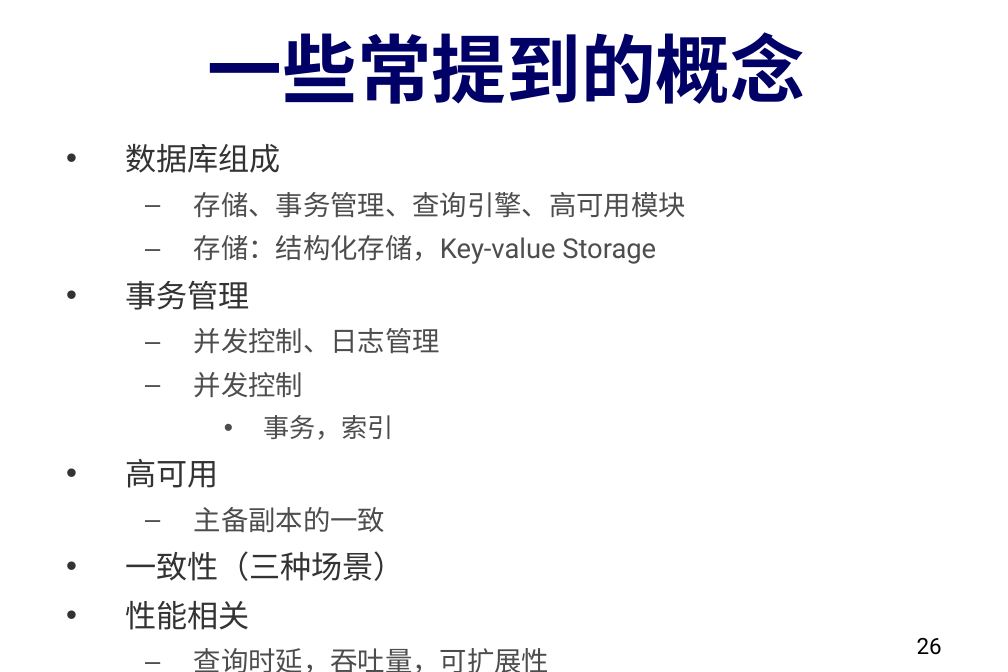
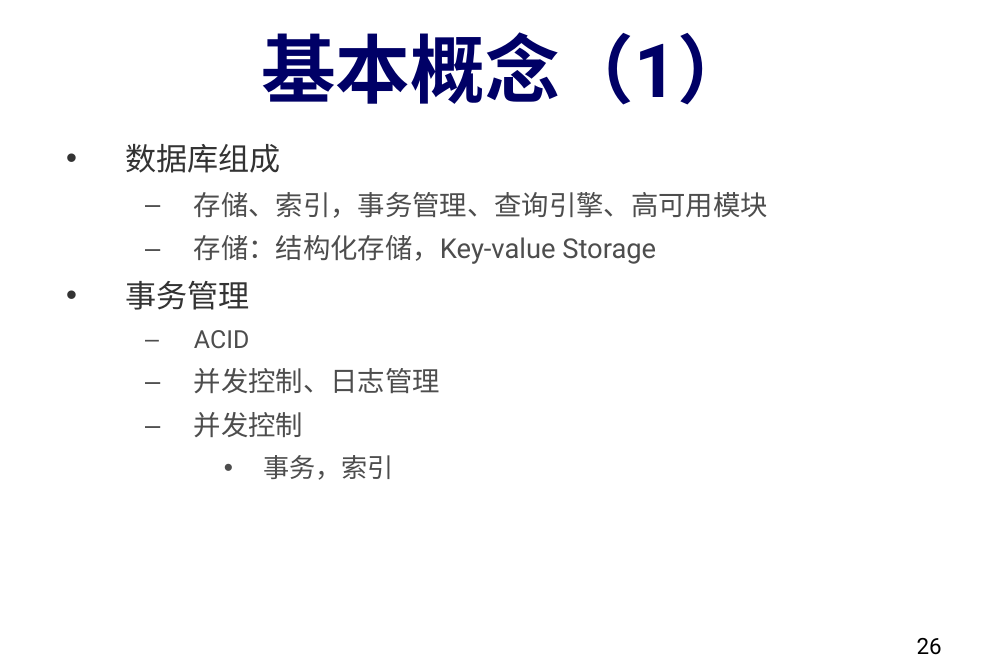
Before and after one commit to dase314/dase314.github.io, a slide deck: slide 26 of files/W1-Intro.pptx. Drawn at 1008x672 pixels with LibreOffice and Linux fonts; fonts in the diff are those of the drawing. Boxes give left, top, right and bottom in pixels: in the first picture for what was removed or moved away, otherwise in the second. Text is boxed around its words. In the diff, an @@ line names an element or a change of style, - is before the commit and + after.

```diff
--- a/files/W1-Intro.pptx
+++ b/files/W1-Intro.pptx
@@ title at (261, 32, 752, 105): text changed @@
-一些常提到的概念
+基本概念（1）
@@ text at (194, 192, 768, 218): text changed @@
-  – 存储、事务管理、查询引擎、高可用模块
+  – 存储、索引，事务管理、查询引擎、高可用模块
@@ text at (194, 330, 249, 349): paragraph added @@
+  – ACID
@@ text at (125, 459, 549, 672): paragraphs removed @@
-• 高可用
-  – 主备副本的一致
-• 一致性（三种场景）
-• 性能相关
-  – 查询时延，吞吐量，可扩展性
```
Also in this commit, not shown: 6 other slides changed, 2 slides added, 2 other files.
